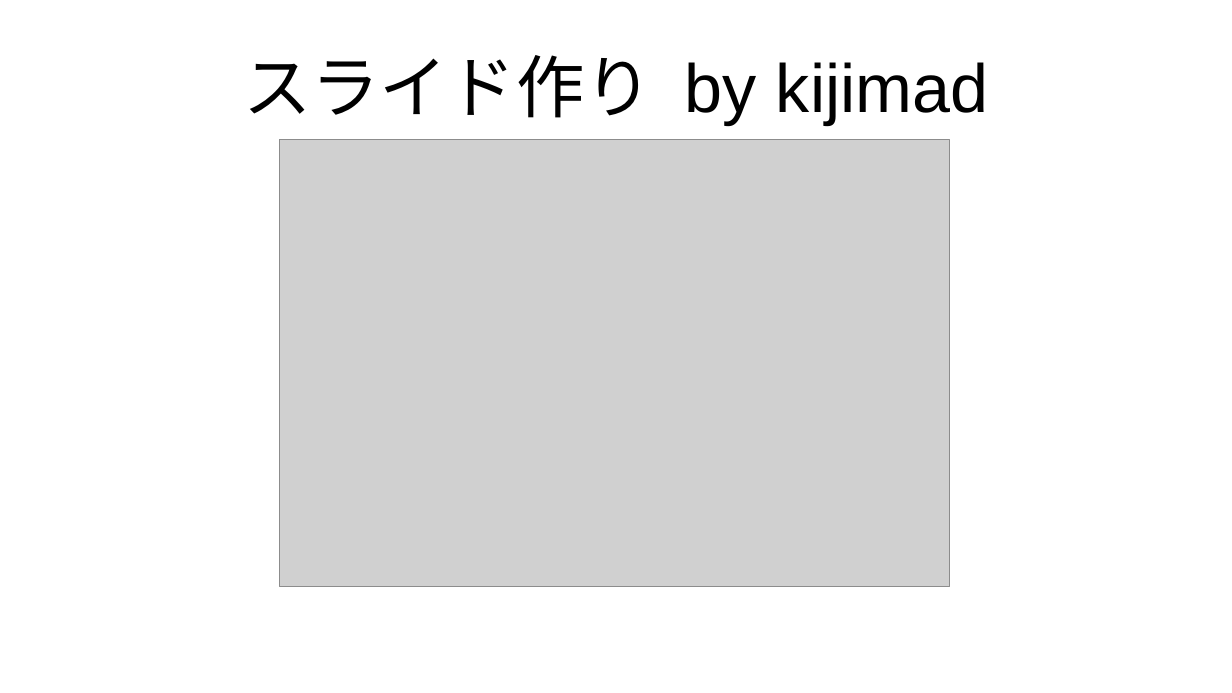
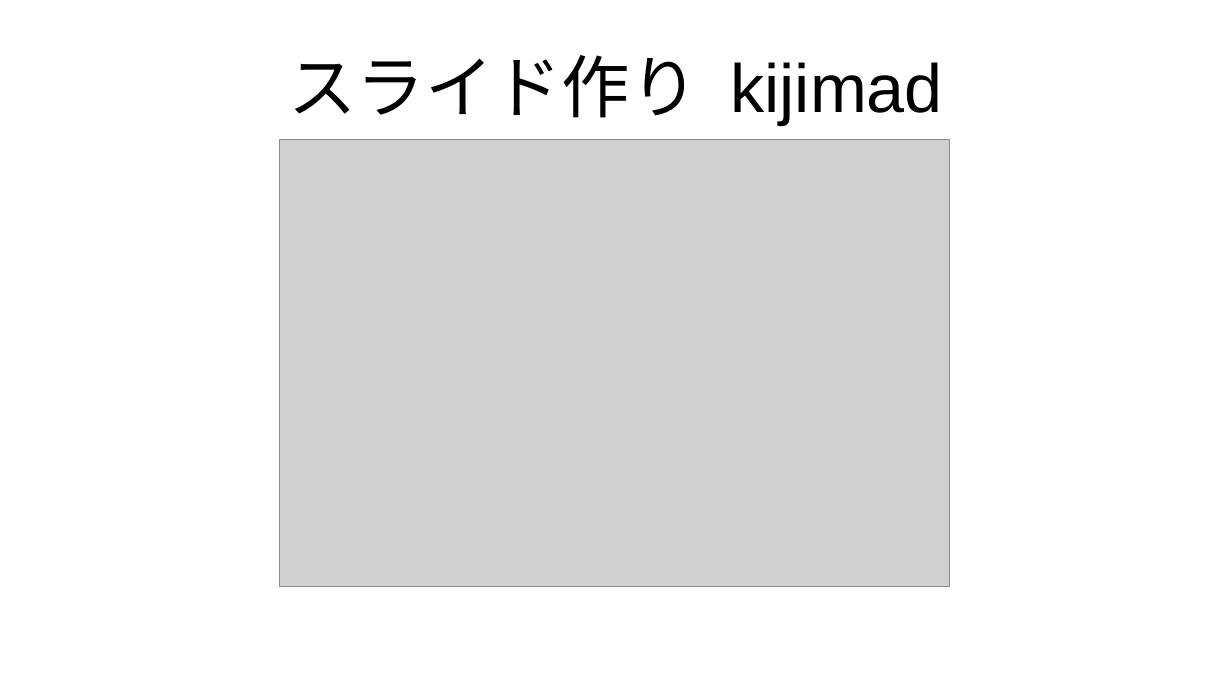
Before and after one commit to kijimaD/roam-ui, a slide deck: slide 1 of pages/pdfs/20250201_slide.odp. Drawn at 1232x693 pixels with LibreOffice and Linux fonts; fonts in the diff are those of the drawing; grey boxes stand for pictures. Boxes give left, top, right and bottom in pixels: in the first picture for what was removed or moved away, otherwise in the second. Text is boxed around its words. In the diff, an @@ line names an element or a change of style, - is before the commit and + after.

```diff
--- a/pages/pdfs/20250201_slide.odp
+++ b/pages/pdfs/20250201_slide.odp
@@ title at box(289, 55, 942, 125): text changed @@
-スライド作り by kijimad
+スライド作り kijimad
```
Also in this commit, not shown: 3 other slides changed, 2 slides added, 8 other files.
